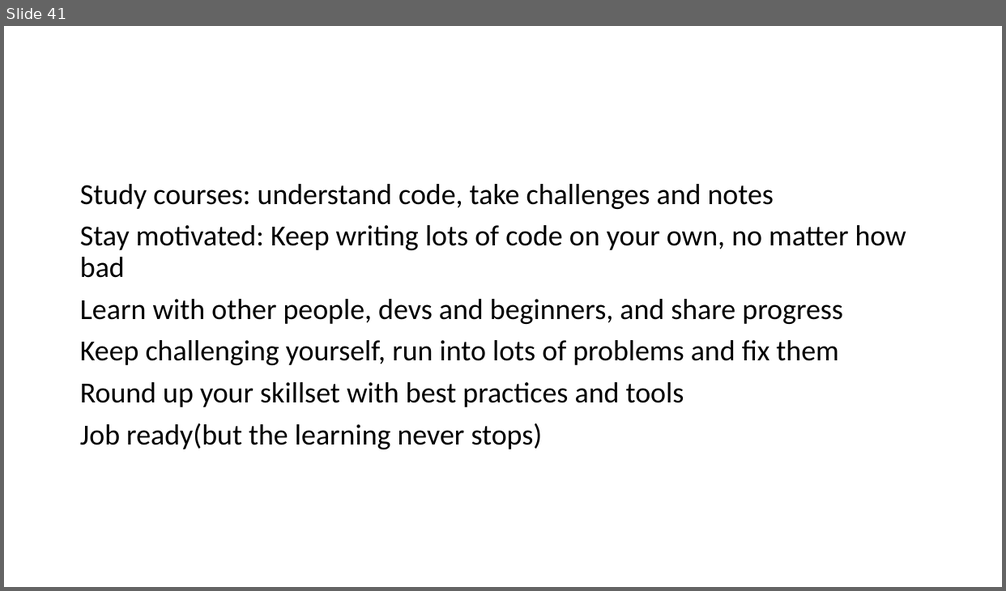
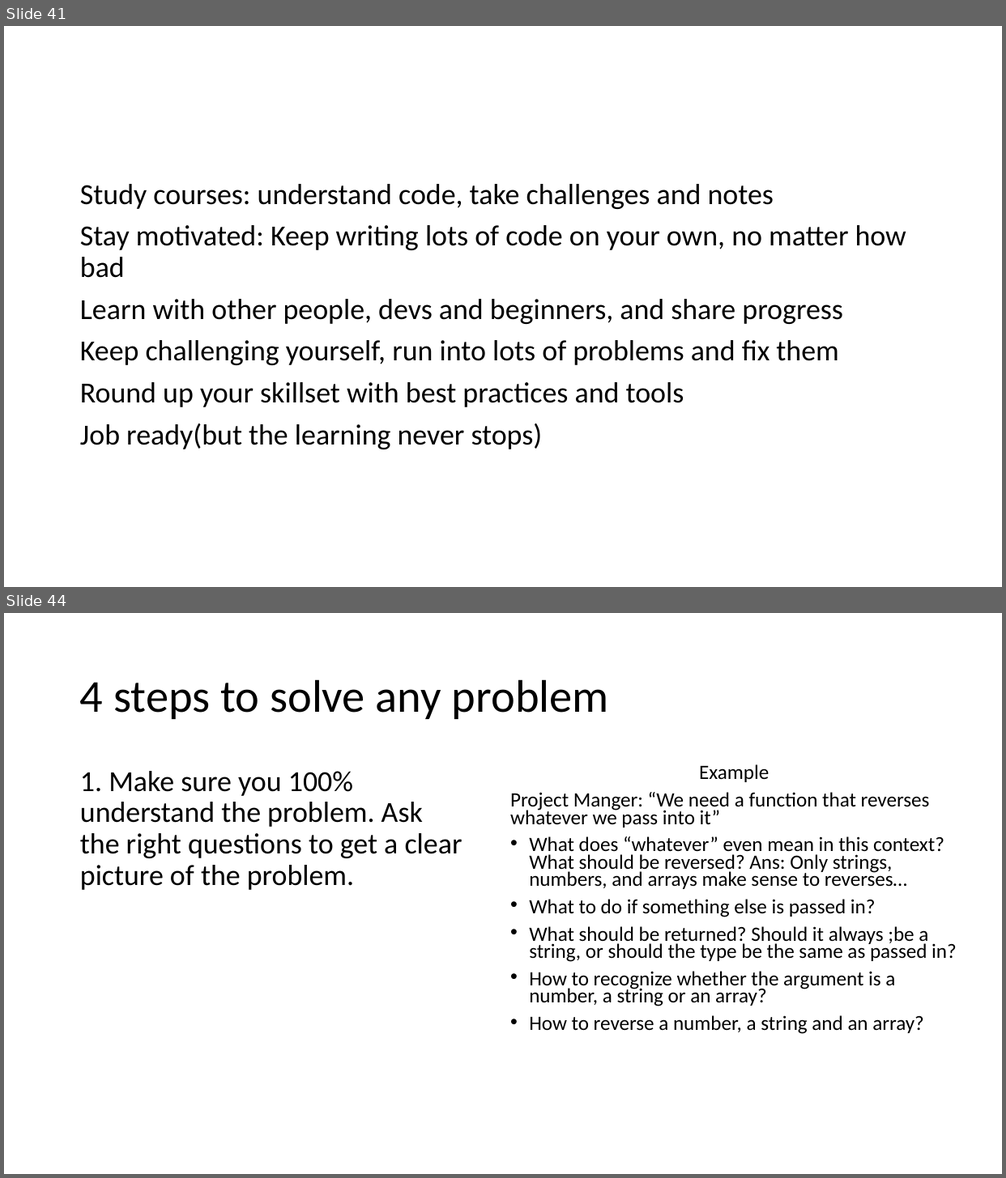
Before and after one commit to PiyushChaturvedii/Batch05, a slide deck: JavaScript.pptx. Shown one above the other, each under a label of ours: slide 41 before the commit, slides 41 and 44 after it; the slides between them are not shown. The pictures are 1006x591 and 1006x1178 pixels, drawn with LibreOffice and Linux fonts; fonts in the diff are those of the drawing. Boxes give left, top, right and bottom in pixels: in the first picture for what was removed or moved away, otherwise in the second. Text is boxed around its words. In the diff, an @@ line names an element or a change of style, - is before the commit and + after.

```diff
--- a/JavaScript.pptx
+++ b/JavaScript.pptx
@@ slide 44 added at bbox=[4, 613, 1002, 1174], background #FFFFFF @@
@@ title added at bbox=[80, 679, 609, 719], 44 pt, text #000000 @@
+4 steps to solve any problem
@@ text added at bbox=[80, 771, 462, 890], 28 pt, text #000000 @@
+1. Make sure you 100% understand the problem. Ask the right questions to get a clear picture of the problem.
@@ text added at bbox=[510, 764, 957, 1034], 19.6 pt, text #000000 @@
+Example
+Project Manger: “We need a function that reverses whatever we pass into it”
+• What does “whatever” even mean in this context? What should be reversed? Ans: Only strings, numbers, and arrays make sense to reverses…
+• What to do if something else is passed in?
+• What should be returned? Should it always ;be a string, or should the type be the same as passed in?
+• How to recognize whether the argument is a number, a string or an array?
+• How to reverse a number, a string and an array?
```
Also in this commit, not shown: 2 slides changed, 5 other slides added, 4 other files.
